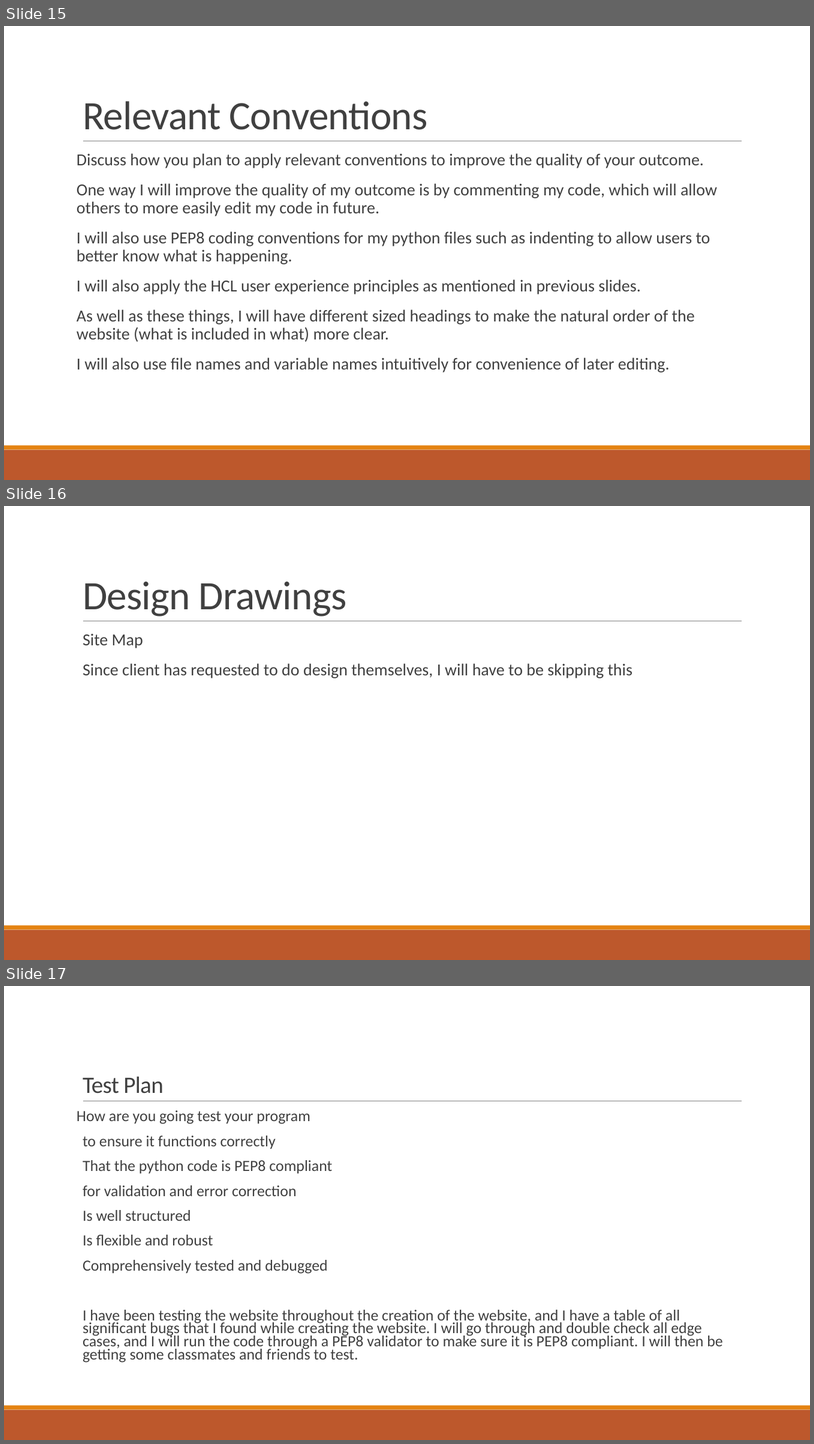
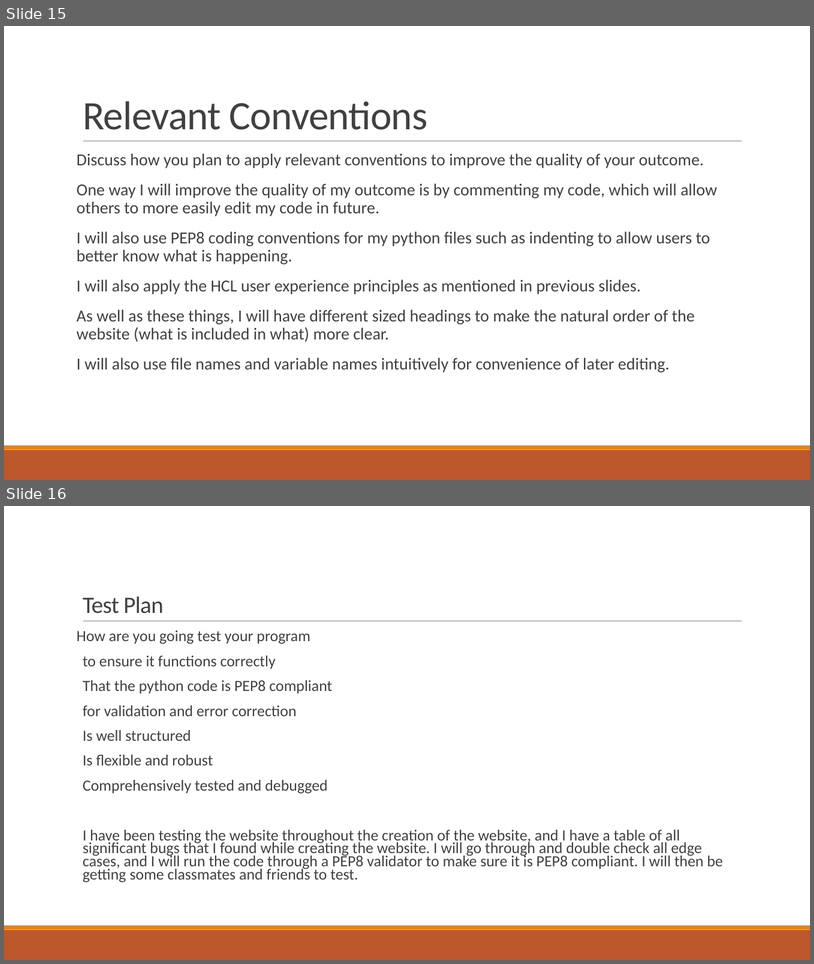
Before and after one commit to Kingston-Smith/13DigitalAlternate, a slide deck: AS91903_91906_Evidence_Template.pptx. Shown one above the other, each under a label of ours: slides 15, 16 and 17 before the commit, slides 15 and 16 after it. The pictures are 814x1444 and 814x964 pixels, drawn with LibreOffice and Linux fonts; fonts in the diff are those of the drawing. Boxes give left, top, right and bottom in pixels: in the first picture for what was removed or moved away, otherwise in the second. Text is boxed around its words. In the diff, an @@ line names an element or a change of style, - is before the commit and + after.

```diff
--- a/AS91903_91906_Evidence_Template.pptx
+++ b/AS91903_91906_Evidence_Template.pptx
@@ slide 16 removed at [4, 506, 810, 960], background #FFFFFF; not listed: 3 template elements that a slide beside it also shows @@
@@ title removed at [83, 582, 347, 616] @@
-Design Drawings
@@ text removed at [83, 634, 633, 678] @@
-  Site Map
-  Since client has requested to do design themselves, I will have to be skipping this
@@ what was slide 17 is now slide 16 @@
```
Also in this commit, not shown: 1 slide changed.
